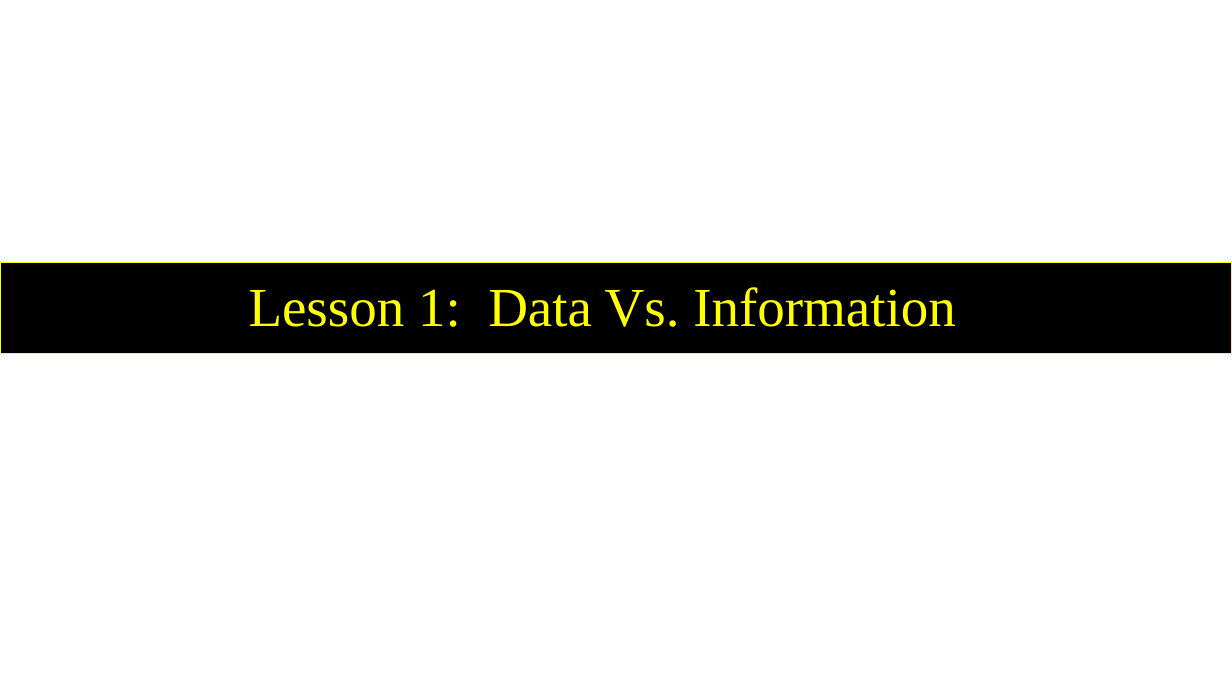
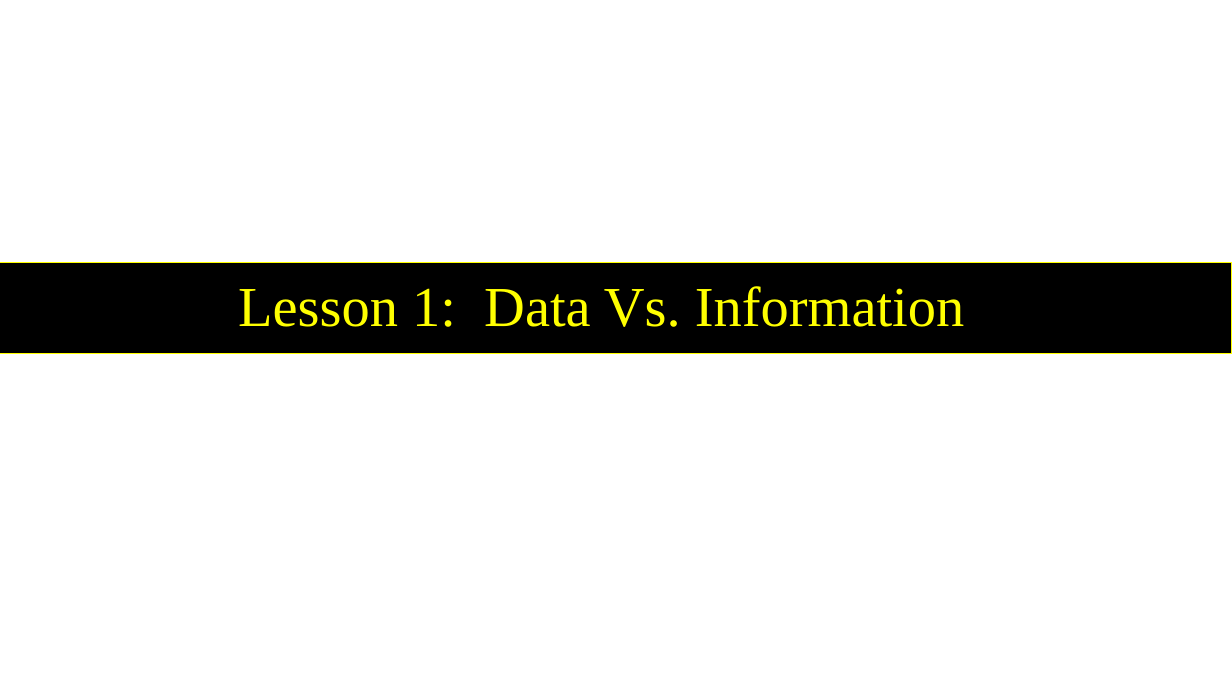
Before and after one commit to mutanganajoseph/Documents, a slide deck: slide 2 of auca/sem-2/intro-to-computer/Lesson 1.pptx. Drawn at 1232x693 pixels with LibreOffice and Linux fonts; fonts in the diff are those of the drawing; background and template pictures are left out. Boxes give left, top, right and bottom in pixels: in the first picture for what was removed or moved away, otherwise in the second. Text is boxed around its words. In the diff, an @@ line names an element or a change of style, - is before the commit and + after.

```diff
--- a/auca/sem-2/intro-to-computer/Lesson 1.pptx
+++ b/auca/sem-2/intro-to-computer/Lesson 1.pptx
@@ rectangle "Lesson 1: Data Vs. Information" at (x1=0, y1=262, x2=1232, y2=353): size 42.9 to 44 pt; outline #FFFF00 0.75 pt to #FFFF00 0 pt @@
```
Also in this commit, not shown: 1 other slide changed, 3 other files.
